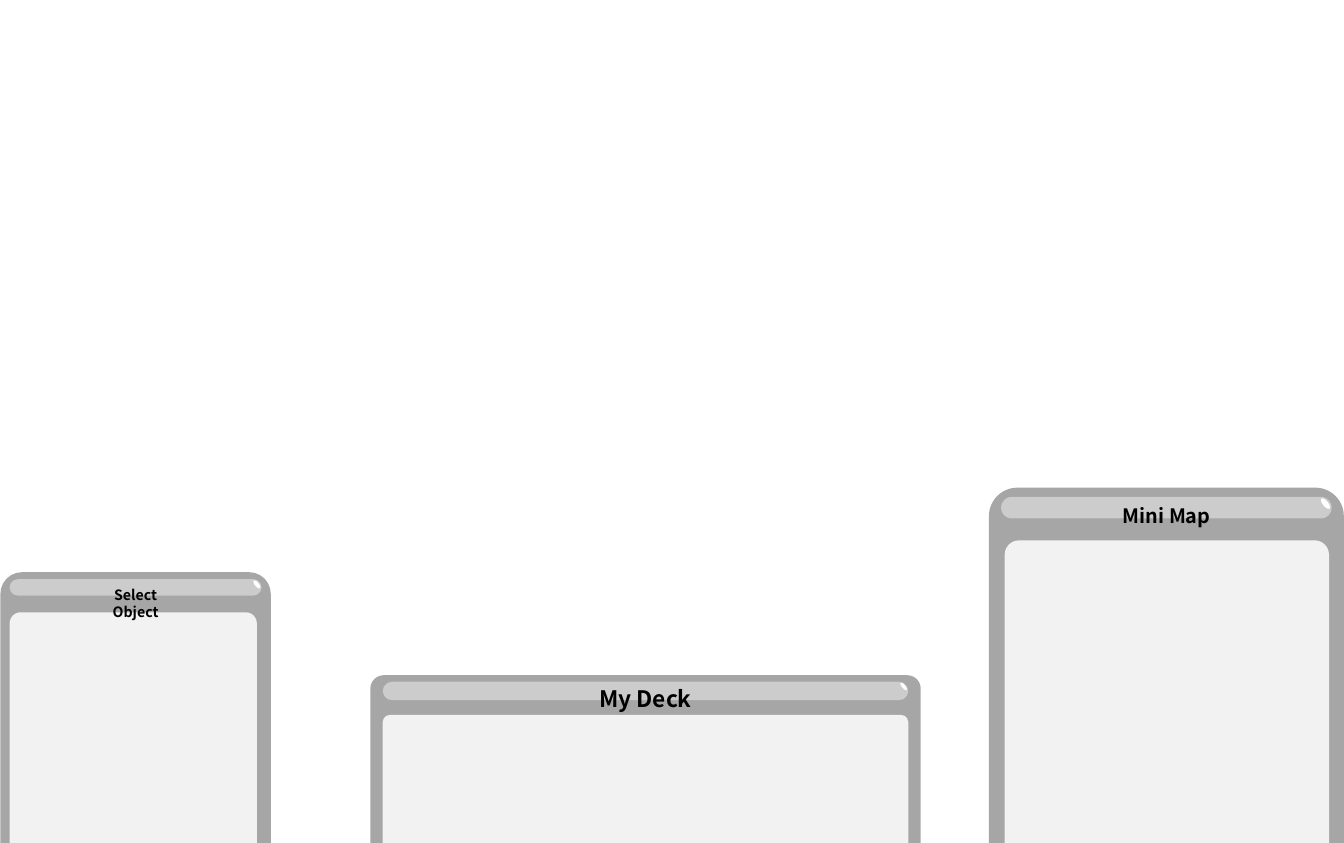
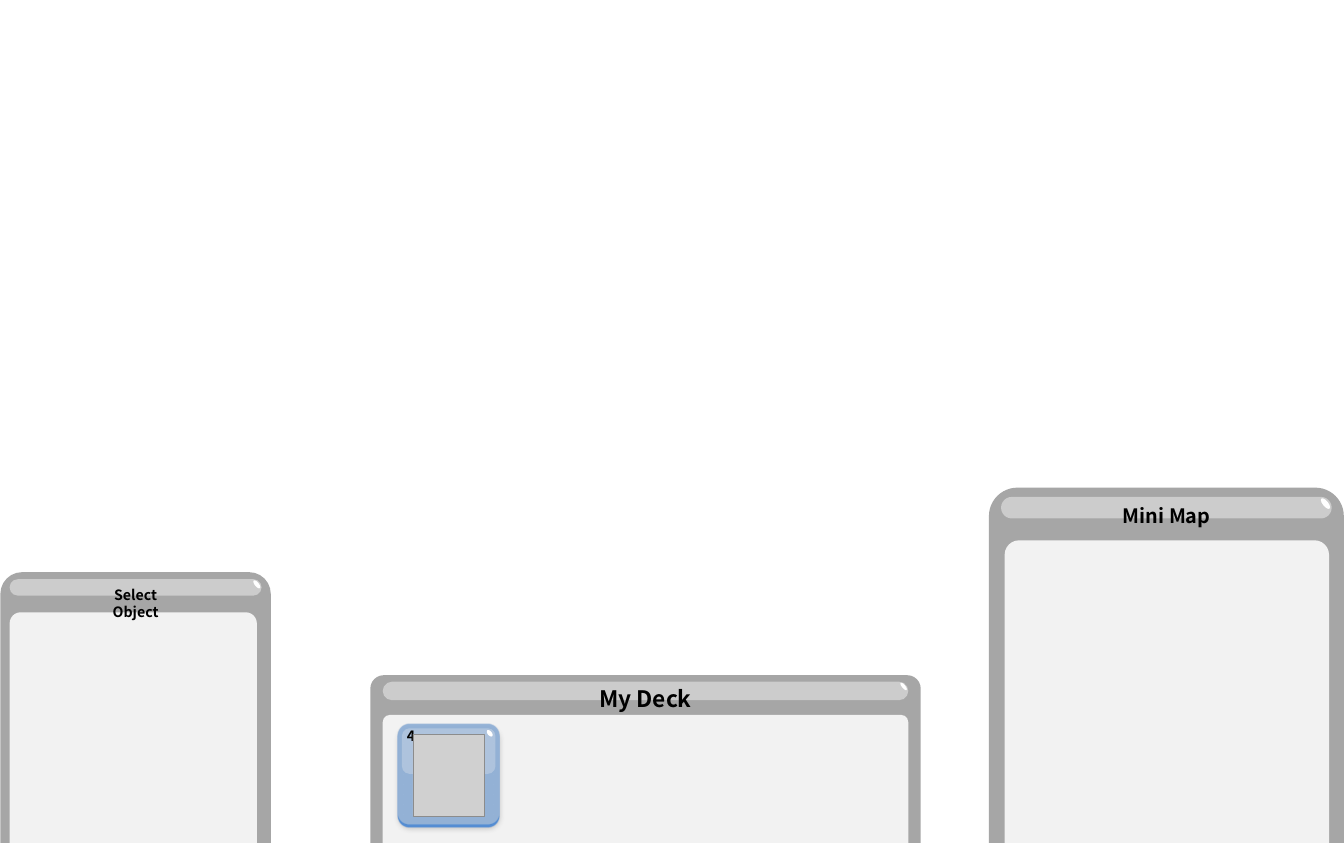
Before and after one commit to JinsooLee-Testing/aww, a slide deck: slide 4 of 기획문서/UI.pptx. Drawn at 1344x843 pixels with LibreOffice and Linux fonts; fonts in the diff are those of the drawing; grey boxes stand for pictures; background and template pictures are left out. Boxes give left, top, right and bottom in pixels: in the first picture for what was removed or moved away, otherwise in the second. Text is boxed around its words. In the diff, an @@ line names an element or a change of style, - is before the commit and + after.

```diff
--- a/기획문서/UI.pptx
+++ b/기획문서/UI.pptx
@@ text added at (x1=407, y1=730, x2=415, y2=746), 20 pt, text #000000, bold @@
+4
@@ picture added at (x1=413, y1=734, x2=485, y2=816) @@
@@ group added at (x1=398, y1=723, x2=499, y2=827): 3 rounded rectangles, 1 ellipse @@
```
Also in this commit, not shown: 1 other slide changed, 18 other files.
